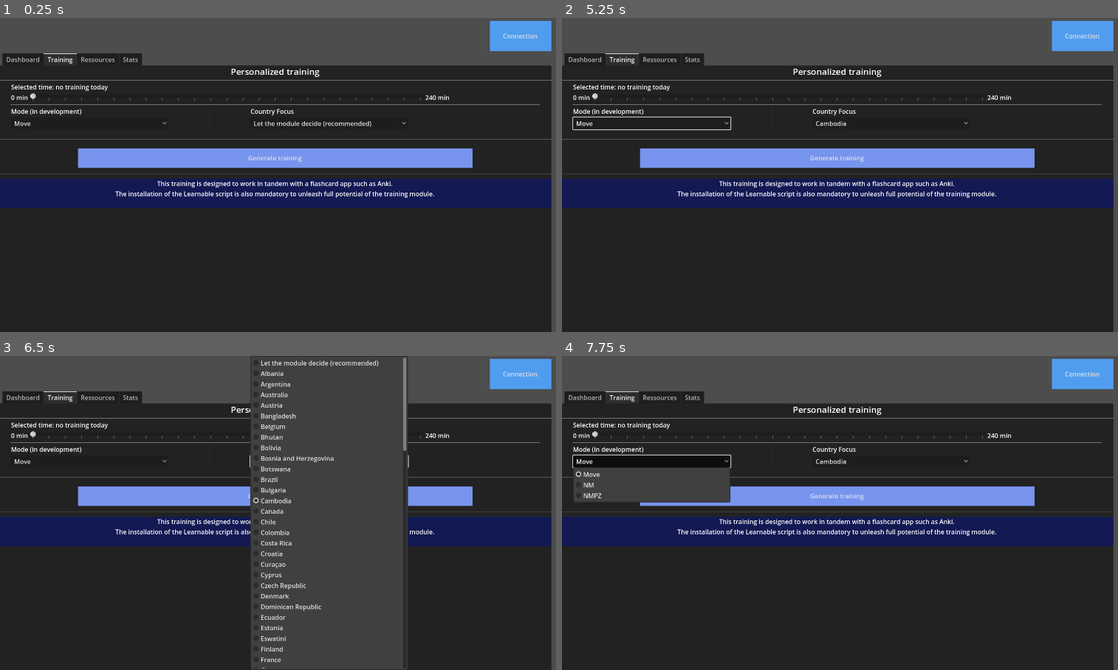
Above: before the commit, frames 1-4 (two rows, left to right).
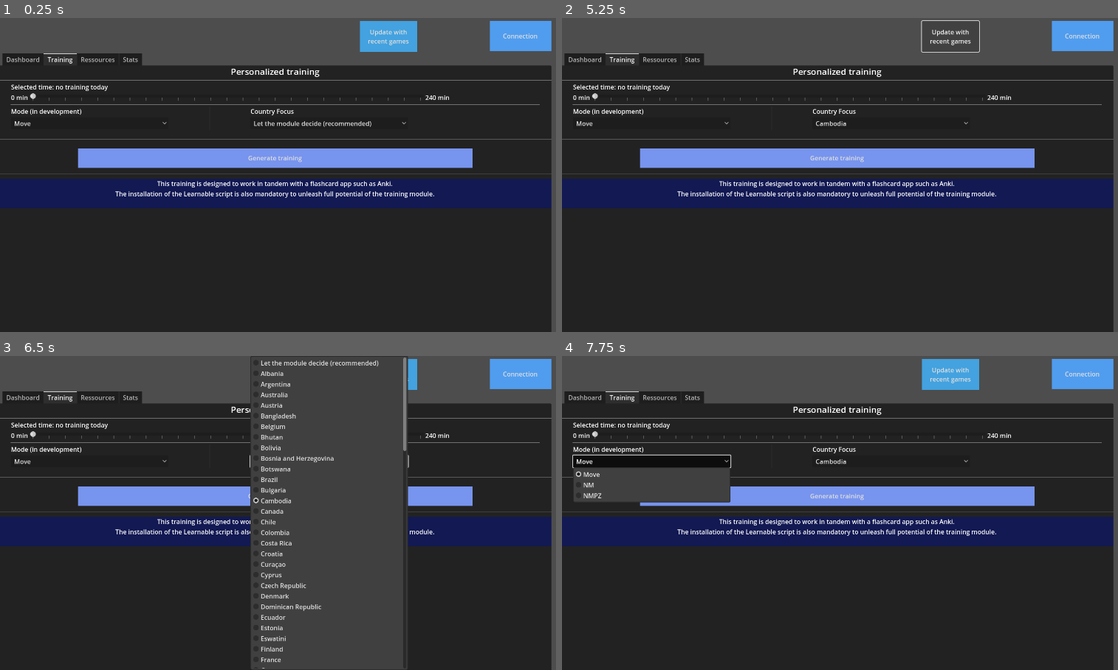
Above: after the commit, the same moments.

Repository: PierreSmague/GeoTrainer
Game: Godot game, scene res://scenes/main_menu.tscn
Two runs of this game, one before a commit and one after it. Both use one fixed random seed, a clock stepped at 60 frames per second and the inputs below.
Inputs (mouse positions are in pixels of both pictures, inside the frame that each line leads up to):
- Up to frame 1 (0.25 s): no input
- Up to frame 2 (5.25 s): click (951, 36) at 0.5 s, where only the run after the commit has a clickable "Update with recent games"; click "Move" at 1.25 s; click "Let the module decide (recomm…" at 2 s; click "Generate training" at 2.75 s; click "Cambodia" at 3.5 s; click "Move" at 4.25 s; click (951, 36) at 5 s, where only the run after the commit has a clickable "Update with recent games"
- Up to frame 3 (6.5 s): click "Cambodia" at 5.75 s
- Up to frame 4 (7.75 s): click "Generate training" at 6.5 s; click "Move" at 7.25 s

The runs differ from the first frame. In frame 1, 1.0% of the frame differs, in the area x 64-76%, y 0-11%; in frame 2, 0.4%; in frame 3, 0.2%; in frame 4, 1.0%.
Error after the commit: Cannot call method 'get_as_text' on a null value. (res://scripts/update_games.gd:28)

Commit message:
Add files via upload

Diff:
--- a/scenes/main_menu.tscn
+++ b/scenes/main_menu.tscn
@@ -8,6 +8,7 @@
 [ext_resource type="Script" uid="uid://746mj0q7o37i" path="res://scripts/connection.gd" id="6_rtw2f"]
 [ext_resource type="Script" uid="uid://d0un3lqmb02js" path="res://scripts/reset_id.gd" id="7_7b55j"]
 [ext_resource type="Script" uid="uid://3mhvw8uhvo6f" path="res://scripts/priority_panel.gd" id="8_1ajci"]
+[ext_resource type="Script" uid="uid://cyc2amhqq3psf" path="res://scripts/update_games.gd" id="8_5pajh"]
 [ext_resource type="Script" uid="uid://cwrvgafi0vwwx" path="res://scripts/countries_ressources.gd" id="8_rcqid"]
 [ext_resource type="Script" uid="uid://dp8q83sg7qjmw" path="res://scripts/duels.gd" id="8_tbmy8"]
 [ext_resource type="Script" uid="uid://c62vws1bdkpq1" path="res://scripts/training.gd" id="9_7b55j"]
@@ -27,6 +28,9 @@
 
 [sub_resource type="StyleBoxFlat" id="StyleBoxFlat_5pajh"]
 bg_color = Color(0.25051188, 0.62735, 0.92127717, 1)
+
+[sub_resource type="StyleBoxFlat" id="StyleBoxFlat_a8gd2"]
+bg_color = Color(0.26290727, 0.63623065, 0.87465066, 1)
 
 [sub_resource type="StyleBoxFlat" id="StyleBoxFlat_7b55j"]
 bg_color = Color(0.4679566, 0.57847375, 0.9329873, 1)
@@ -265,6 +269,17 @@
 
 [node name="ConfirmationPopup" type="ConfirmationDialog" parent="Connection API/AuthSlot"]
 
+[node name="UpdateGames" type="Button" parent="Connection API/AuthSlot"]
+layout_mode = 0
+offset_left = -254.0
+offset_top = 5.0
+offset_right = -109.0
+offset_bottom = 83.0
+theme_override_styles/normal = SubResource("StyleBoxFlat_a8gd2")
+text = "Update with
+recent games"
+script = ExtResource("8_5pajh")
+
 [node name="Tabs" type="TabContainer" parent="."]
 layout_mode = 0
 offset_left = -2.0
Not shown: 1 places in scenes/main_menu.tscn that only renumber resources
